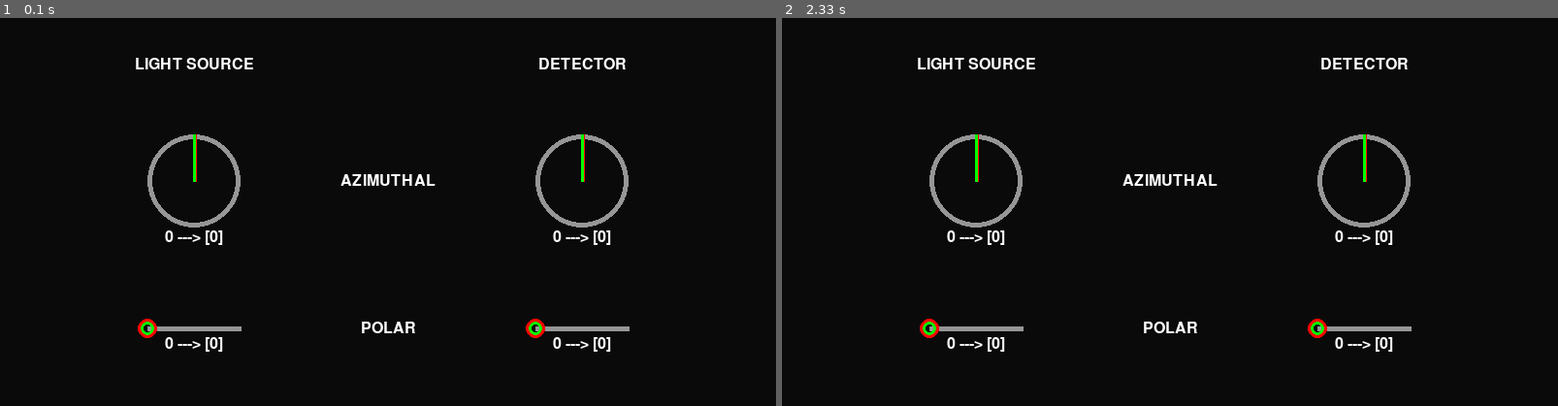
Above: before the commit, frames 1-2 (left to right).
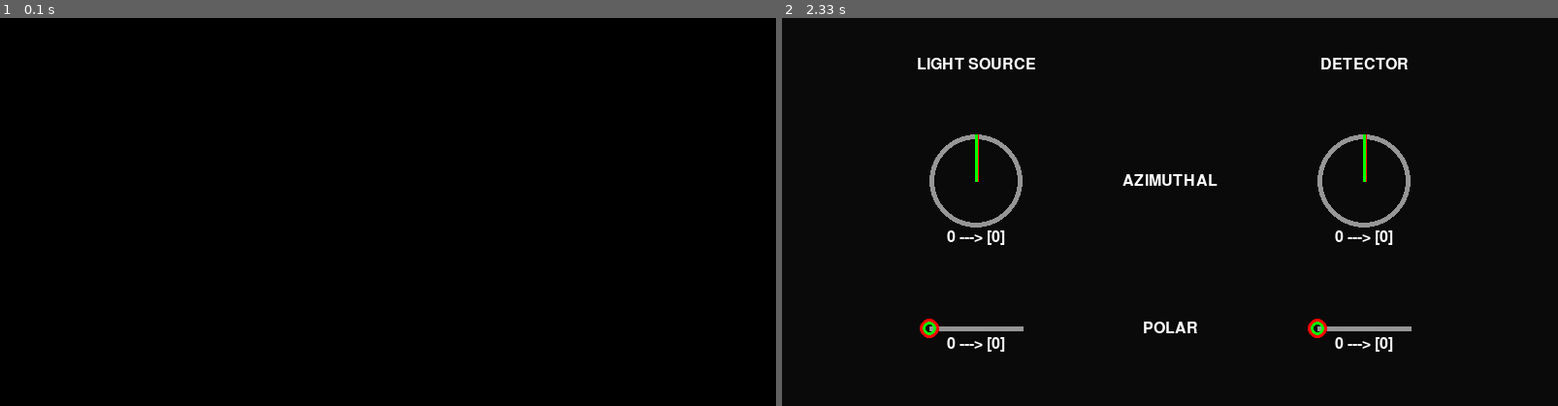
Above: after the commit, the same moments.

Repository: jprbafry/UML_OSMD
Game: pygame game, started from coding/raspberry/demo_fair/ctrl_gui_interface.py
Same seed, same stepped clock (60 frames per second), same inputs: the game is played once before the commit and once after it.
Inputs:
- Up to frame 1 (0.1 s): no input
- Up to frame 2 (2.33 s): no input

The runs differ from the first frame. In frame 1, 2.6% of the frame differs, in the area x 17-82%, y 10-86%; in frame 2, nothing differs.

Commit message:
Updating control interface and tx/rx multiplexor

Diff:
--- a/coding/raspberry/demo_fair/ctrl_gui_interface.py
+++ b/coding/raspberry/demo_fair/ctrl_gui_interface.py
@@ -10,7 +10,7 @@
     parser.add_argument("--height", type=int, default=400, help="Panel height in pixels")
     parser.add_argument("--simulate", "-s", action="store_true", help="Run in simulation (file-based) mode instead of real serial")
     parser.add_argument("--port", "-p",default="/dev/ttyACM0", help="Serial port to use when not simulating (e.g. /dev/ttyACM0)")
-    parser.add_argument("--baud", "-b",type=int, default=38400, help="Baud rate for the serial connection")
+    parser.add_argument("--baud", "-b",type=int, default=115200, help="Baud rate for the serial connection")
     parser.add_argument("--debug", "-d", action="store_true", help="Debug mode?")
     return parser.parse_args()
 
@@ -46,19 +46,28 @@
 
     # Thread to send values periodically
     def send_panel_values():
+        last_msg = None  # remember last message sent
+
         while ctrl_panel.running:
             try:
-                # Read values from panel (knobs and sliders)
+                # Read current desired values from the panel
                 val1 = ctrl_panel.knobs[0].new_des_val
                 val2 = ctrl_panel.sliders[0].new_des_val
                 val3 = ctrl_panel.knobs[1].new_des_val
                 val4 = ctrl_panel.sliders[1].new_des_val
 
+                # Format message
                 msg = f"{val1:.1f},{val2:.1f},{val3:.1f},{val4:.1f}"
-                sm.send(msg)
+
+                # Only send if different from last one
+                if msg != last_msg:
+                    sm.send(msg)
+                    last_msg = msg
+
             except Exception as e:
                 print(f"[SEND ERROR] {e}")
-            time.sleep(0.1)  # send every 100ms
+
+            time.sleep(0.1)  # check/send every 100 ms
 
     threading.Thread(target=send_panel_values, daemon=True).start()
 
--- a/coding/raspberry/demo_fair/mux_tx_rx.py
+++ b/coding/raspberry/demo_fair/mux_tx_rx.py
@@ -79,13 +79,15 @@
         else:
             try:
                 logger.info(f"Opening real serial port {port} @ {baud}")
+
                 self.ser = serial.Serial(
                     port=port,
                     baudrate=baud,
-                    timeout=0.1,  # don't block forever
-                    write_timeout=0.1
+                    timeout=1
                 )
                 logger.info("Serial port opened successfully.")
+                time.sleep(2)  # wait for Arduino reset
+
             except Exception as e:
                 logger.error(f"Could not open {port}: {e}")
                 logger.warning("Falling back to simulation mode.")
@@ -101,6 +103,7 @@
             with self.lock:
                 if self.send_queue:
                     msg = self.send_queue.pop(0)
+                    print(f"TX: {msg}")
                     try:
                         self.ser.write((msg + "\n").encode('ascii'))
                         logger.debug(f"TX: {msg}")
@@ -122,7 +125,7 @@
                         logger.debug(f"RX: {line}")
             except Exception as e:
                 logger.error(f"RX error: {e}")
-            time.sleep(0.05)
+            time.sleep(0.005)
         logger.debug("RX thread stopped")
 
 
